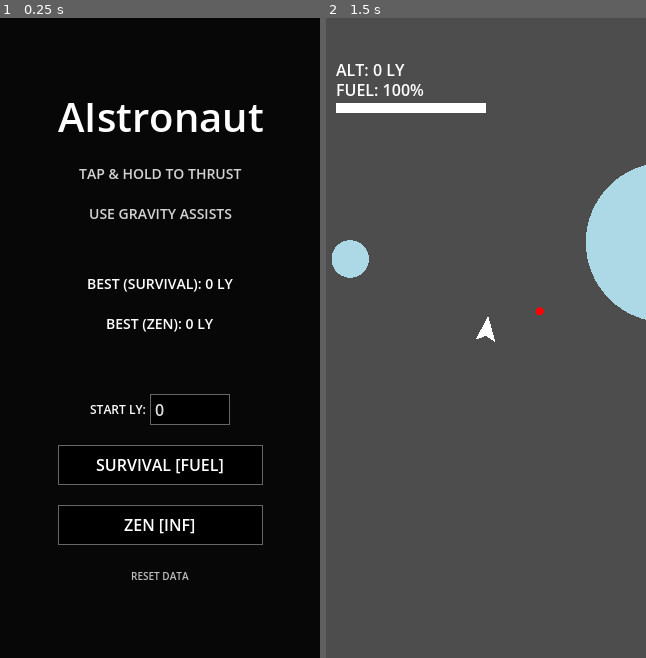
Above: before the commit, frames 1-2 (left to right).
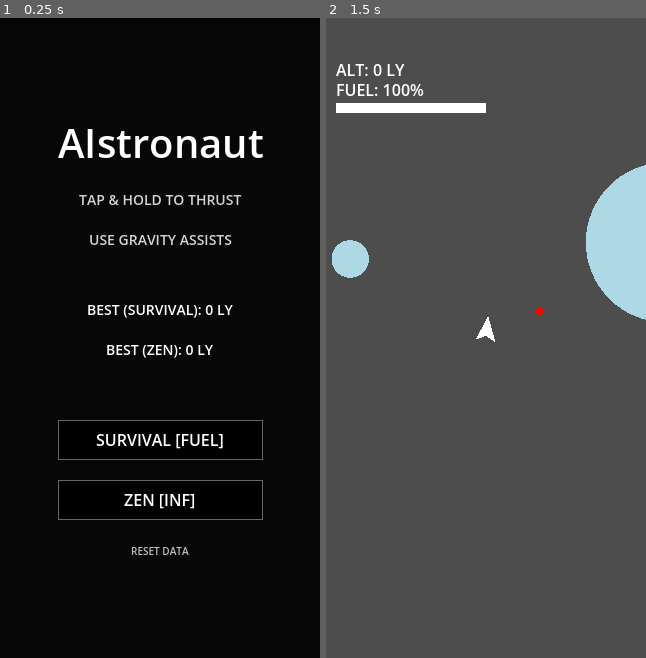
Above: after the commit, the same moments.

Repository: chubarevgeniy/AIstronaut-
Game: Godot game, scene res://scenes/Main.tscn
Same seed, same stepped clock (60 frames per second), same inputs: the game is played once before the commit and once after it.
Inputs:
- Up to frame 1 (0.25 s): no input
- Up to frame 2 (1.5 s): click "RESET DATA" at 0.5 s; click "SURVIVAL [FUEL]" at 1.25 s

The runs differ from the first frame. In frame 1, 7.6% of the frame differs, in the area x 18-83%, y 13-88%; in frame 2, nothing differs.

Commit message:
Implement landing mechanic in Godot and cleanup Warp/Start UI
- Implemented landing mechanic in `godot_project/scripts/Ship.gd`:
  - Added `is_landed` state and `land()` function.
  - Landing triggers when speed < `GameConfig.LANDING_MAX_SPEED` (65.0).
  - Ship rotates to point tail (butt) towards planet upon landing (`angle + PI/2`).
  - Added takeoff logic (thrust breaks landing).
- Removed "Start LY" input from `godot_project/scripts/Menu.gd` as requested (confusing UI).
- Removed "Warp Start" debug feature from `src/components/DebugMenu.tsx` and cleaned up `GameCanvas.tsx` as requested.
- Verified compilation of Web project and syntax of Godot scripts.

Diff:
--- a/godot_project/scripts/Menu.gd
+++ b/godot_project/scripts/Menu.gd
@@ -10,7 +10,6 @@
 var title_label: Label
 var score_label: Label
 var high_score_label: Label
-var start_coord_input: LineEdit
 
 func _ready():
 	# Create background (fullscreen overlay)
@@ -121,31 +120,6 @@
 	spacer2.custom_minimum_size = Vector2(0, 20)
 	container.add_child(spacer2)
 
-	# Start Coord (Dev)
-	var hbox = HBoxContainer.new()
-	hbox.alignment = BoxContainer.ALIGNMENT_CENTER
-	var lbl = Label.new()
-	lbl.text = "START LY:"
-	lbl.add_theme_font_size_override("font_size", 12)
-	hbox.add_child(lbl)
-
-	start_coord_input = LineEdit.new()
-	start_coord_input.placeholder_text = "0"
-	start_coord_input.text = "0"
-	start_coord_input.custom_minimum_size = Vector2(80, 0)
-
-	# Style input
-	var input_style = StyleBoxFlat.new()
-	input_style.bg_color = Color.BLACK
-	input_style.border_color = Color(0.4, 0.4, 0.4)
-	input_style.set_border_width_all(1)
-	input_style.content_margin_left = 5
-	start_coord_input.add_theme_stylebox_override("normal", input_style)
-	start_coord_input.add_theme_stylebox_override("focus", input_style)
-
-	hbox.add_child(start_coord_input)
-	container.add_child(hbox)
-
 	create_button("SURVIVAL [FUEL]", func(): _on_start_pressed(0))
 	create_button("ZEN [INF]", func(): _on_start_pressed(1))
 
@@ -207,12 +181,7 @@
 		child.queue_free() # Or just hide container
 
 func _on_start_pressed(mode):
-	var start_ly = 0
-	if start_coord_input:
-		var text = start_coord_input.text.strip_edges()
-		if text.is_valid_int():
-			start_ly = int(text)
-	start_game.emit(mode, start_ly)
+	start_game.emit(mode, 0)
 
 func _on_reset_pressed():
 	Global.high_score_survival = 0
--- a/godot_project/scripts/Ship.gd
+++ b/godot_project/scripts/Ship.gd
@@ -10,6 +10,8 @@
 var is_thrusting: bool = false
 var has_ejected: bool = false
 var near_miss_timer: float = 0.0
+var is_landed: bool = false
+var landed_planet = null
 
 func _ready():
 	add_to_group("player")
@@ -19,6 +21,15 @@
 	if Global.is_game_over or Global.is_paused:
 		return
 
+	if is_landed and is_instance_valid(landed_planet):
+		if Input.is_action_pressed("thrust") and (fuel > 0 or max_fuel == INF):
+			is_landed = false
+			landed_planet = null
+			velocity = Vector2.UP.rotated(rotation) * 100.0
+		else:
+			velocity = Vector2.ZERO
+			return
+
 	# Gravity
 	var planets = get_tree().get_nodes_in_group("planets")
 	var gravity_force = Vector2.ZERO
@@ -30,8 +41,12 @@
 		# Collision Check
 		if planet.type != "asteroid":
 			if dist < planet.radius + GameConfig.SHIP_COLLISION_RADIUS:
-				die()
-				return
+				if velocity.length() < GameConfig.LANDING_MAX_SPEED:
+					land(planet)
+					return
+				else:
+					die()
+					return
 
 		if dist > 10 and dist < planet.gravity_radius:
 			# Skip asteroids (handled by gravity_radius=0 but explicit check is fine)
@@ -132,6 +147,23 @@
 
 	queue_redraw()
 
+func land(planet):
+	is_landed = true
+	landed_planet = planet
+	velocity = Vector2.ZERO
+
+	# Rotate so butt points to planet (Nose points Outwards)
+	var angle_out = (global_position - planet.global_position).angle()
+	rotation = angle_out + PI/2
+
+	# Snap to surface
+	var dir = (global_position - planet.global_position).normalized()
+	global_position = planet.global_position + dir * (planet.radius + GameConfig.SHIP_COLLISION_RADIUS)
+
+	# Refuel slightly? (Optional, matches Web logic)
+	if max_fuel != INF:
+		add_fuel(5.0)
+
 func _draw():
 	# Simple triangle ship
 	var color = Color.WHITE
Not shown, changed: src/components/DebugMenu.tsx
Not shown, changed: src/components/GameCanvas.tsx
